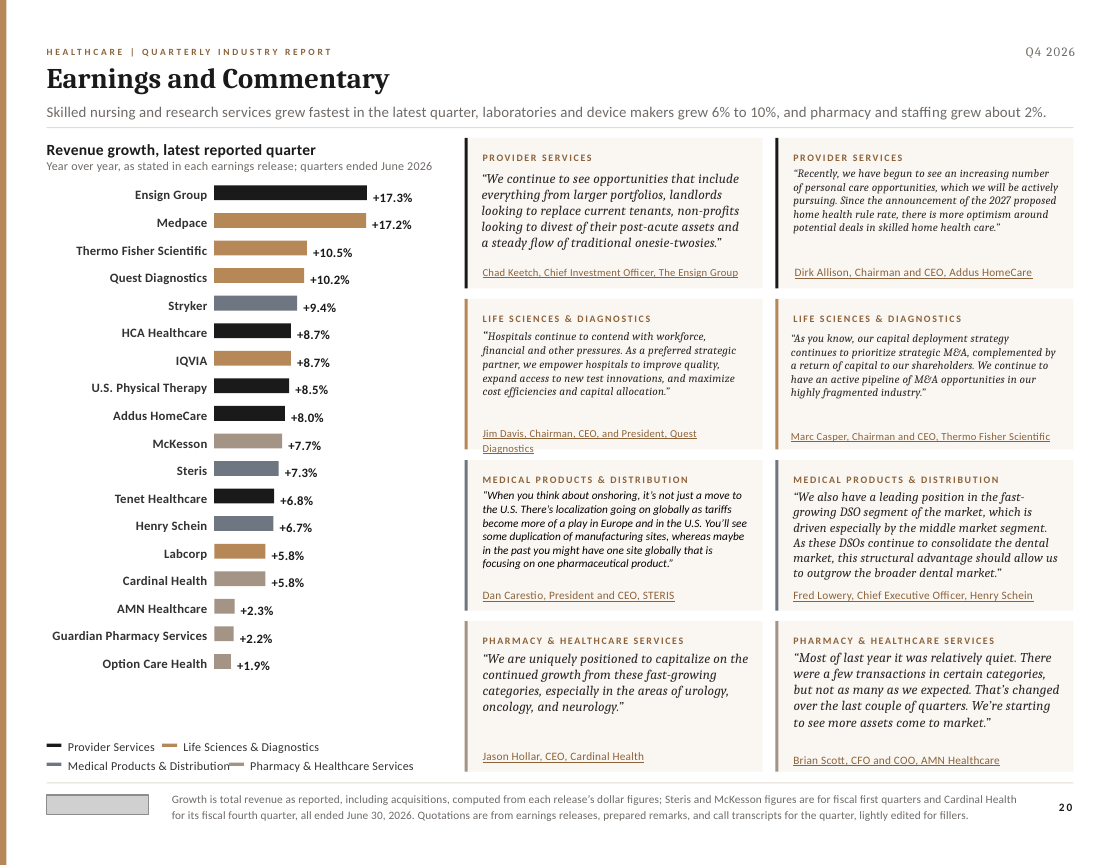
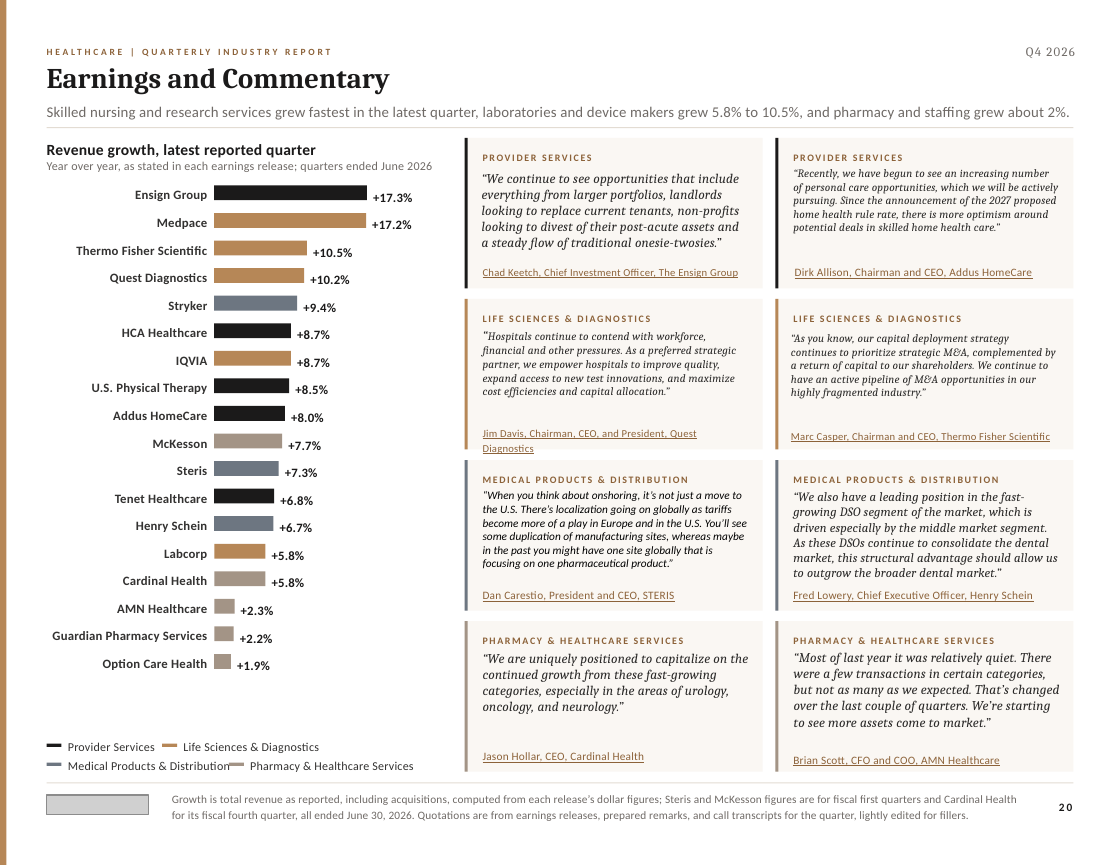
Before and after one commit to jp-hardin/about, a slide deck: slide 20 of mid-market-practice/_build/reports/healthcare-q4-2026/brief.pptx. Drawn at 1120x865 pixels with LibreOffice and Linux fonts; fonts in the diff are those of the drawing; grey boxes stand for pictures. Boxes give left, top, right and bottom in pixels: in the first picture for what was removed or moved away, otherwise in the second. Text is boxed around its words. In the diff, an @@ line names an element or a change of style, - is before the commit and + after.

```diff
--- a/mid-market-practice/_build/reports/healthcare-q4-2026/brief.pptx
+++ b/mid-market-practice/_build/reports/healthcare-q4-2026/brief.pptx
@@ text at [47,106,1070,120]: text changed @@
-Skilled nursing and research services grew fastest in the latest quarter, laboratories and device makers grew 6% to 10%, and pharmacy and staffing grew about 2%.
+Skilled nursing and research services grew fastest in the latest quarter, laboratories and device makers grew 5.8% to 10.5%, and pharmacy and staffing grew about 2%.
```
Also in this commit, not shown: 3 other slides changed, 17 other files.
